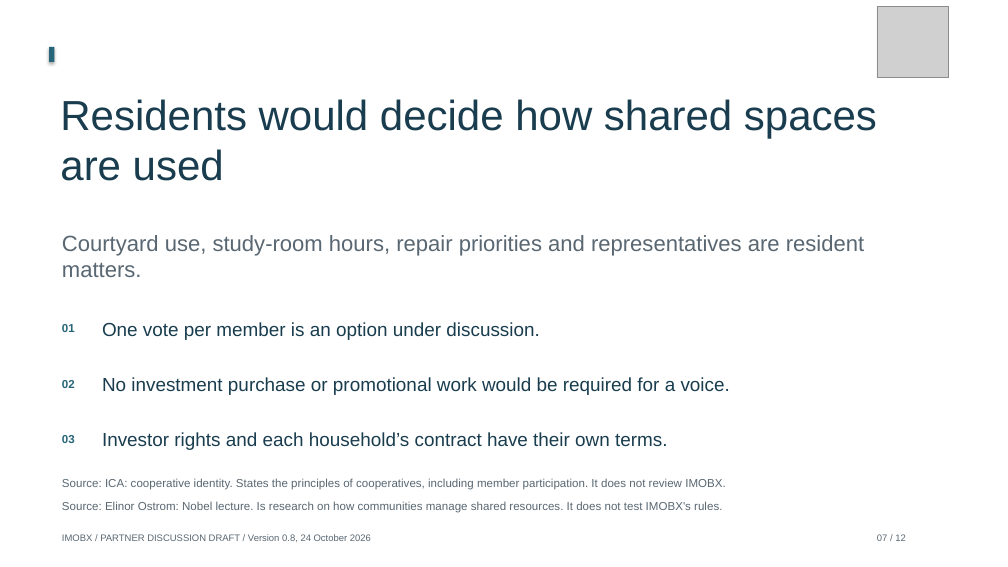
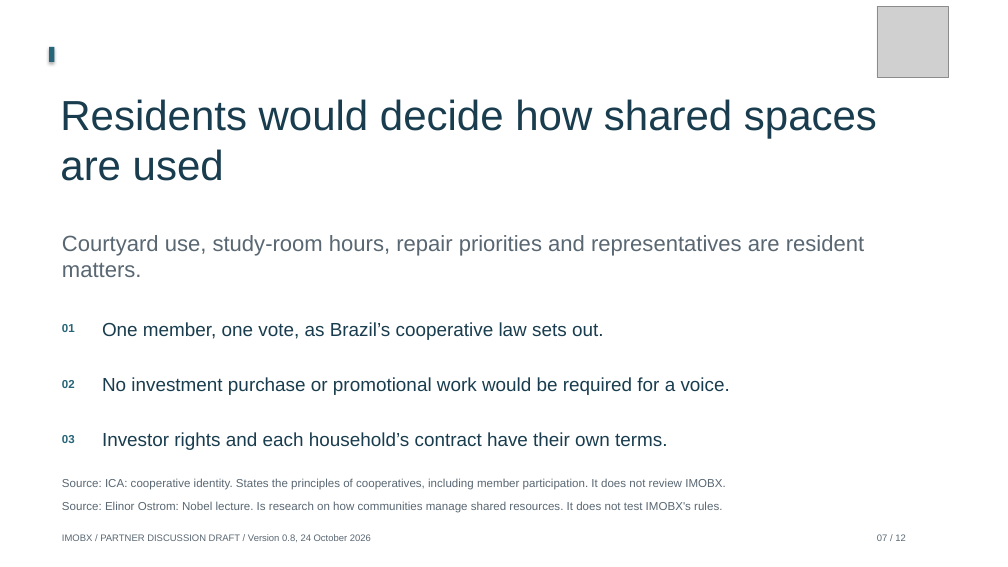
Before and after one commit to Siah-kin/imobx-website, a slide deck: slide 7 of pitchdeck.pptx. Drawn at 1008x567 pixels with LibreOffice and Linux fonts; fonts in the diff are those of the drawing; grey boxes stand for pictures. Boxes give left, top, right and bottom in pixels: in the first picture for what was removed or moved away, otherwise in the second. Text is boxed around its words. In the diff, an @@ line names an element or a change of style, - is before the commit and + after.

```diff
--- a/pitchdeck.pptx
+++ b/pitchdeck.pptx
@@ text at bbox=[102, 322, 604, 340]: text changed @@
-One vote per member is an option under discussion.
+One member, one vote, as Brazil’s cooperative law sets out.
```
Also in this commit, not shown: 4 other slides changed, 25 other files.
